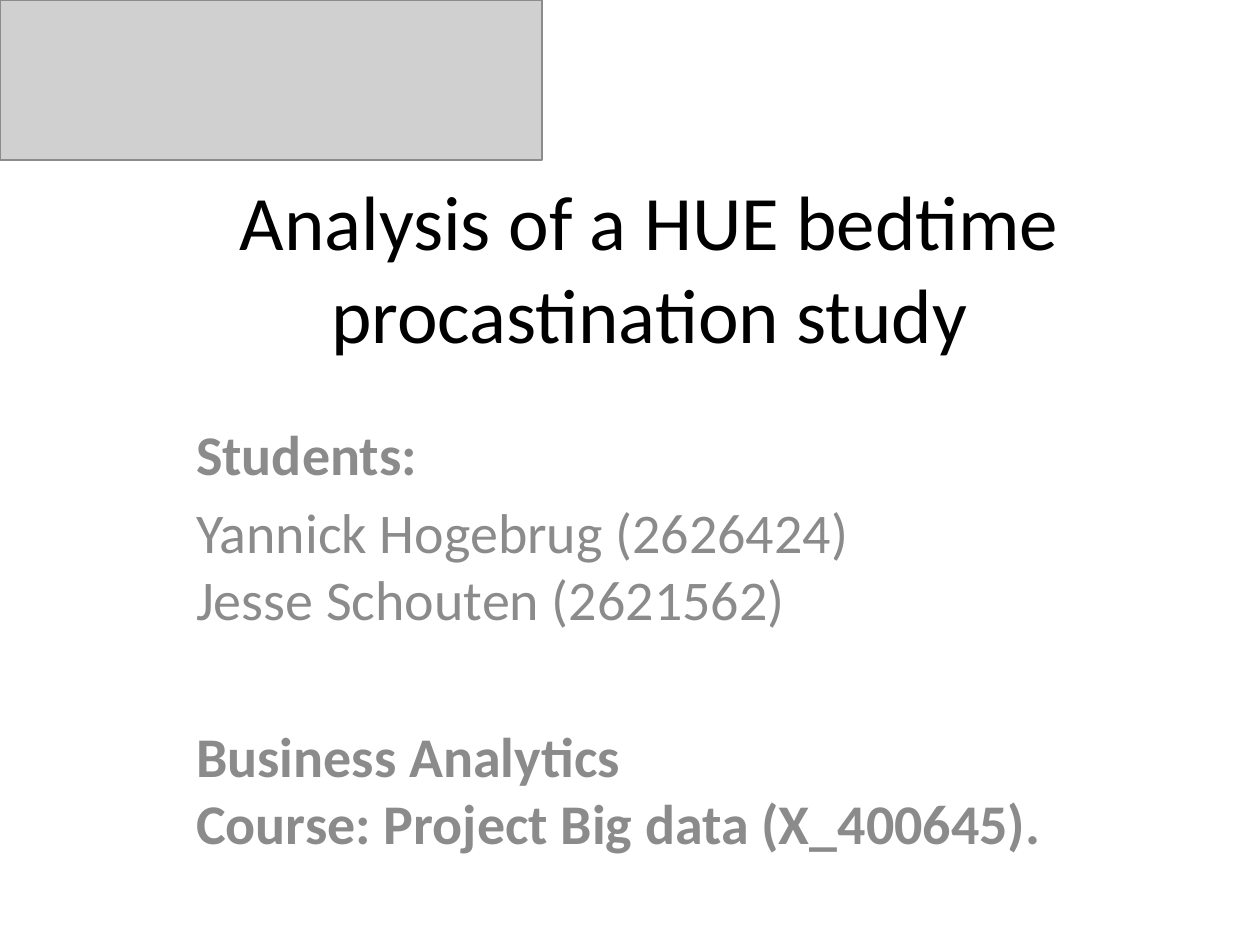
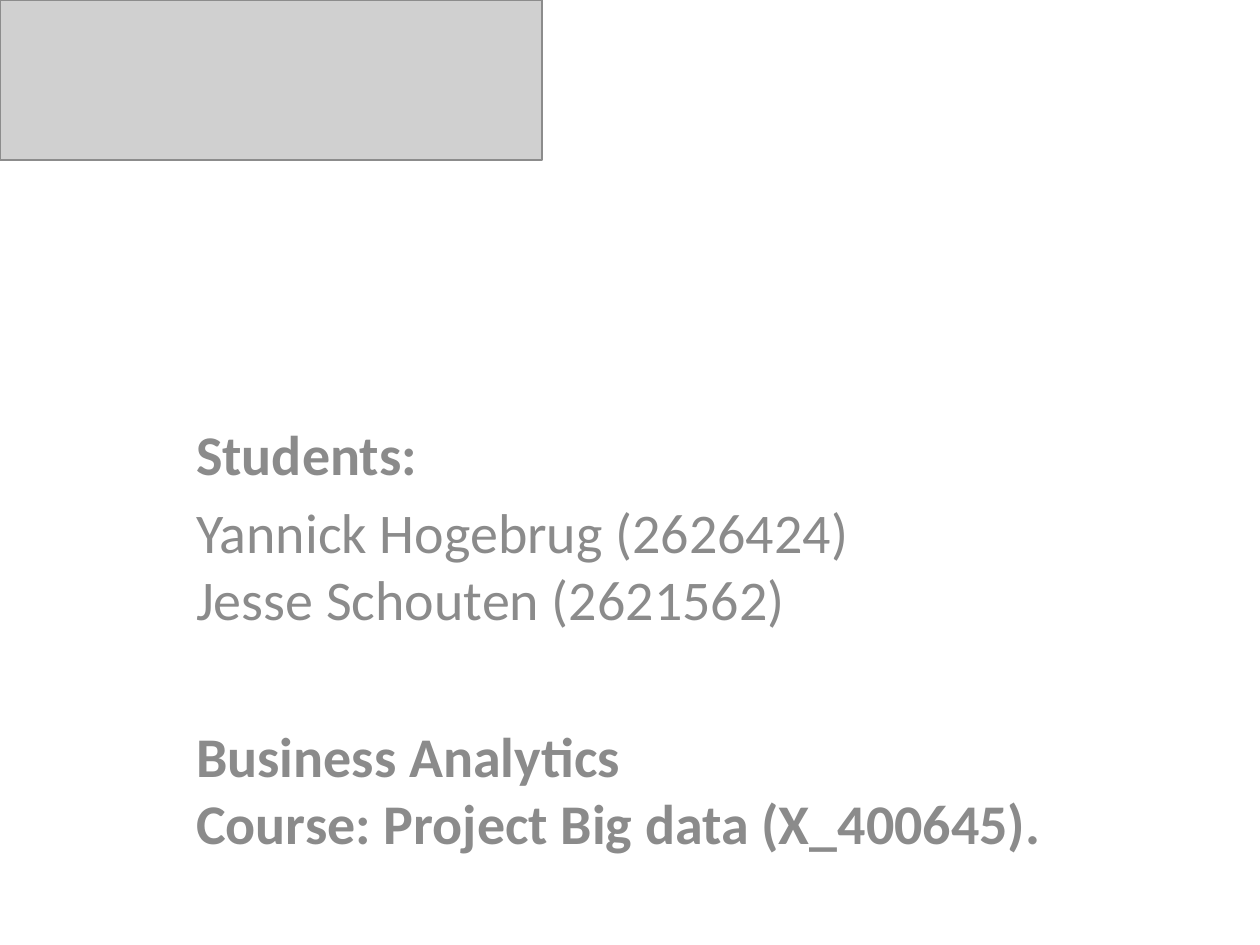
Before and after one commit to JesseSchouten/Project_Big_Data, a slide deck: slide 8 of Report/Presentation.pptx (slide 5 before the commit). Drawn at 1260x945 pixels with LibreOffice and Linux fonts; fonts in the diff are those of the drawing; grey boxes stand for pictures. Boxes give left, top, right and bottom in pixels: in the first picture for what was removed or moved away, otherwise in the second. Text is boxed around its words. In the diff, an @@ line names an element or a change of style, - is before the commit and + after.

```diff
--- a/Report/Presentation.pptx
+++ b/Report/Presentation.pptx
@@ title removed at bbox=[240, 196, 1058, 356] @@
-Analysis of a HUE bedtime procastination study
```
Also in this commit, not shown: 3 other slides changed, 4 slides added, 1 slide removed, 3 other files.
